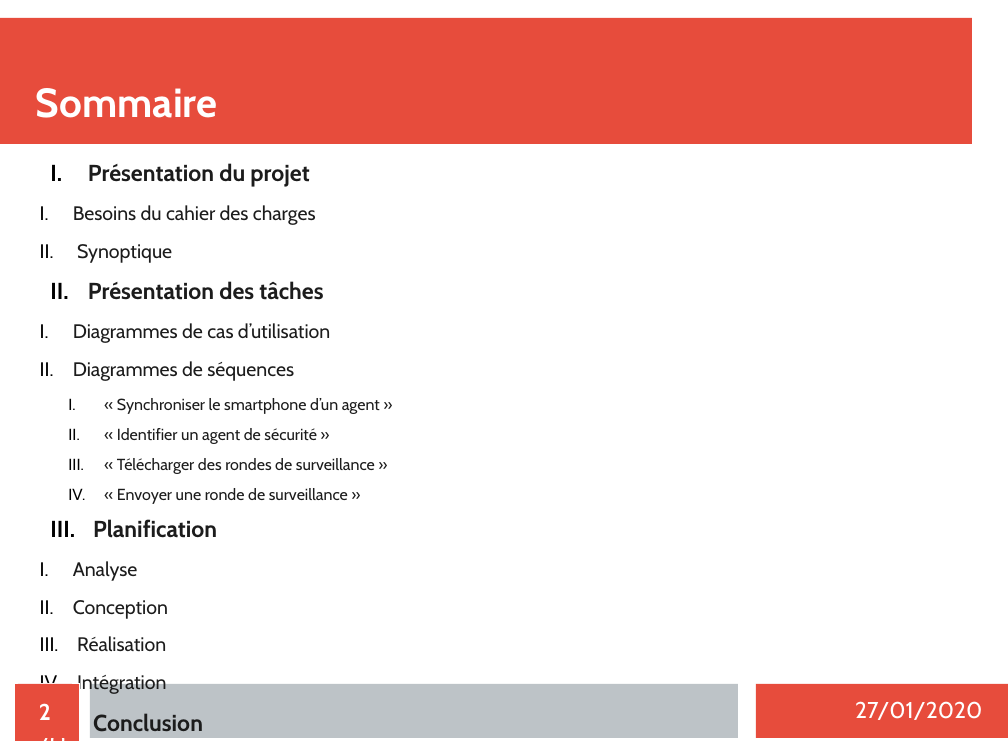
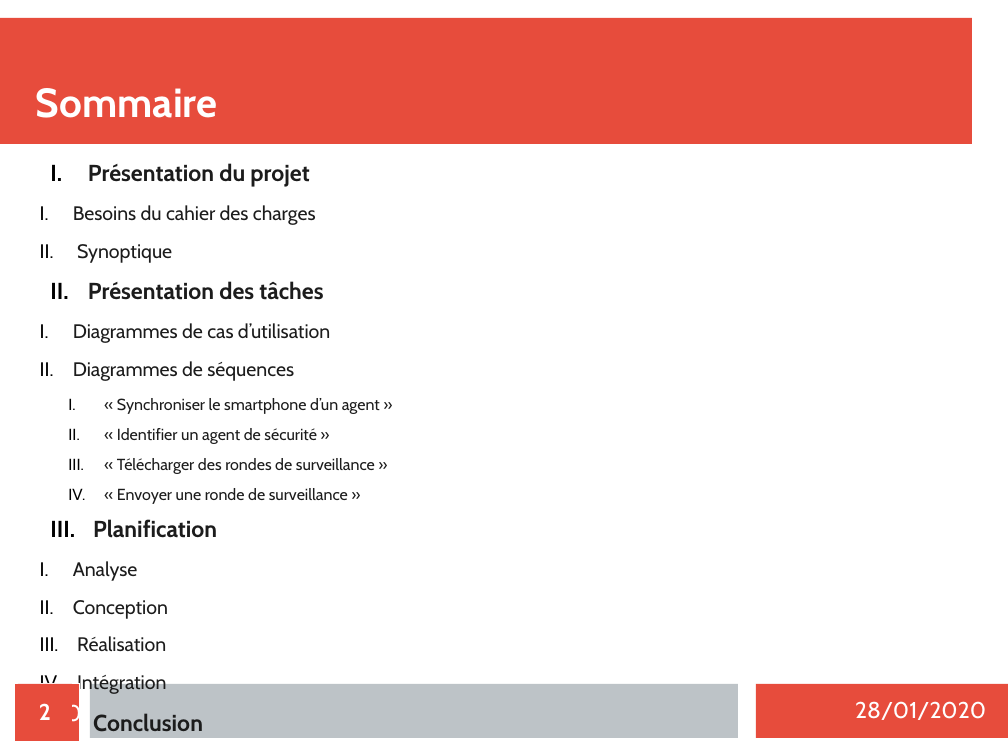
Before and after one commit to MezeretteBrice/Projet_Ronde, a slide deck: slide 2 of SOUTENANCE/Revue1/Revue1_HUREAU.odp. Drawn at 1008x756 pixels with LibreOffice and Linux fonts; fonts in the diff are those of the drawing. Boxes give left, top, right and bottom in pixels: in the first picture for what was removed or moved away, otherwise in the second. Text is boxed around its words. In the diff, an @@ line names an element or a change of style, - is before the commit and + after.

```diff
--- a/SOUTENANCE/Revue1/Revue1_HUREAU.odp
+++ b/SOUTENANCE/Revue1/Revue1_HUREAU.odp
@@ text at (x1=41, y1=701, x2=81, y2=727): spaces changed @@
-/ 20
+/20
@@ text at (x1=855, y1=701, x2=986, y2=720): text changed @@
-27/01/2020
+28/01/2020
```
Also in this commit, not shown: 13 other slides changed, 3 other files.
